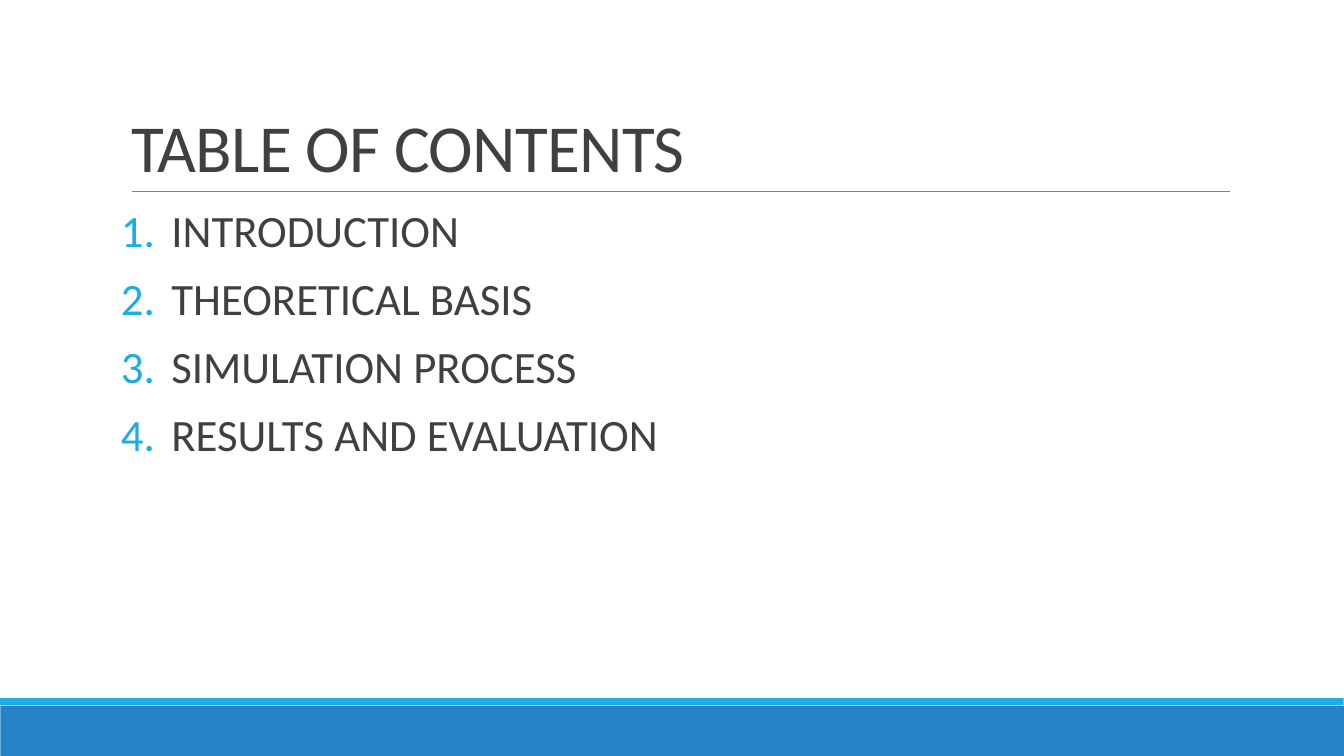
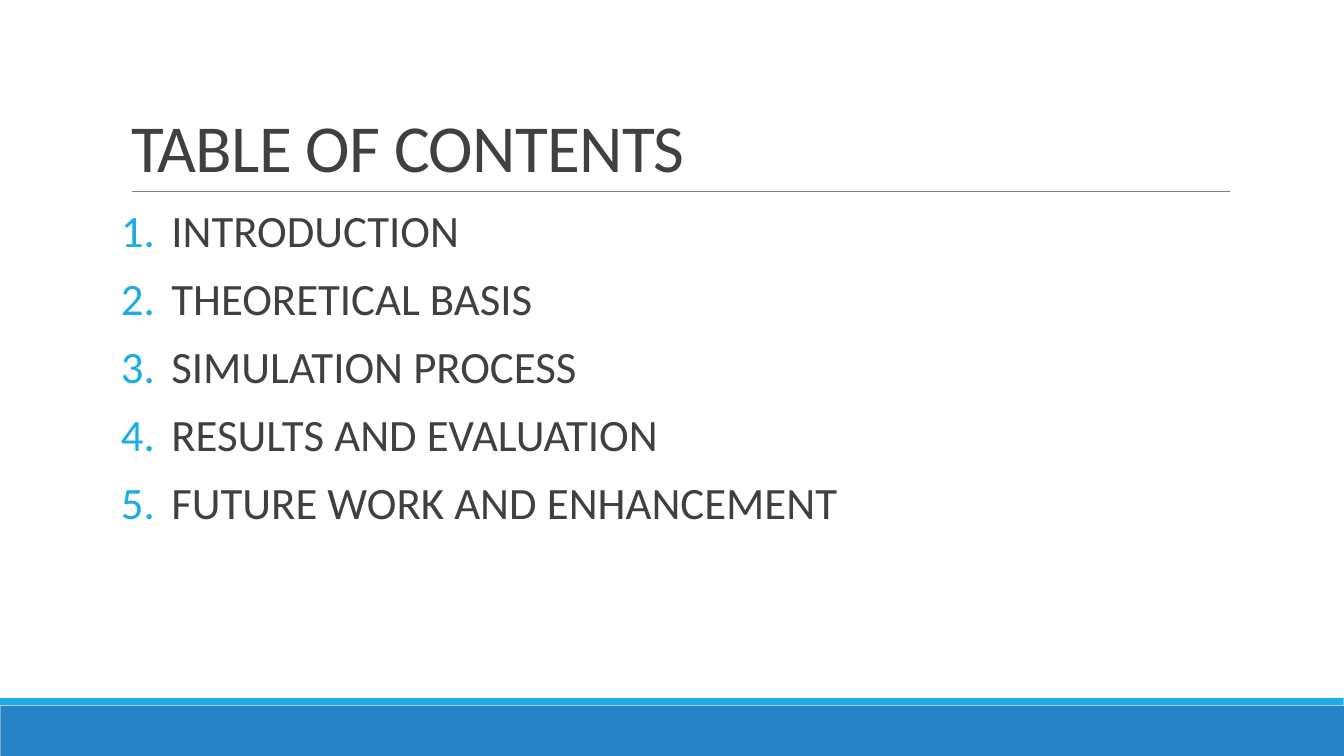
Before and after one commit to Bminhhh/CapsoneProject, a slide deck: slide 2 of duy/CAPSTONE PROJECT/CAPSTONE PROJECT REPORT.pptx. Drawn at 1344x756 pixels with LibreOffice and Linux fonts; fonts in the diff are those of the drawing. Boxes give left, top, right and bottom in pixels: in the first picture for what was removed or moved away, otherwise in the second. Text is boxed around its words. In the diff, an @@ line names an element or a change of style, - is before the commit and + after.

```diff
--- a/duy/CAPSTONE PROJECT/CAPSTONE PROJECT REPORT.pptx
+++ b/duy/CAPSTONE PROJECT/CAPSTONE PROJECT REPORT.pptx
@@ text at <box>171,490,837,520</box>: paragraph added @@
+5. FUTURE WORK AND ENHANCEMENT
```
Also in this commit, not shown: 3 other slides changed, 7 slides added, 37 other files.
